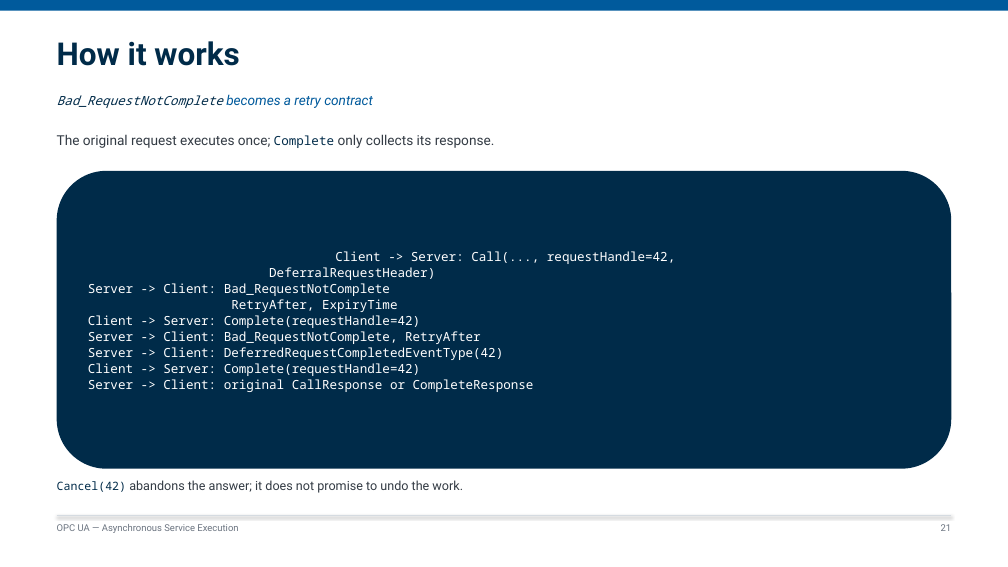
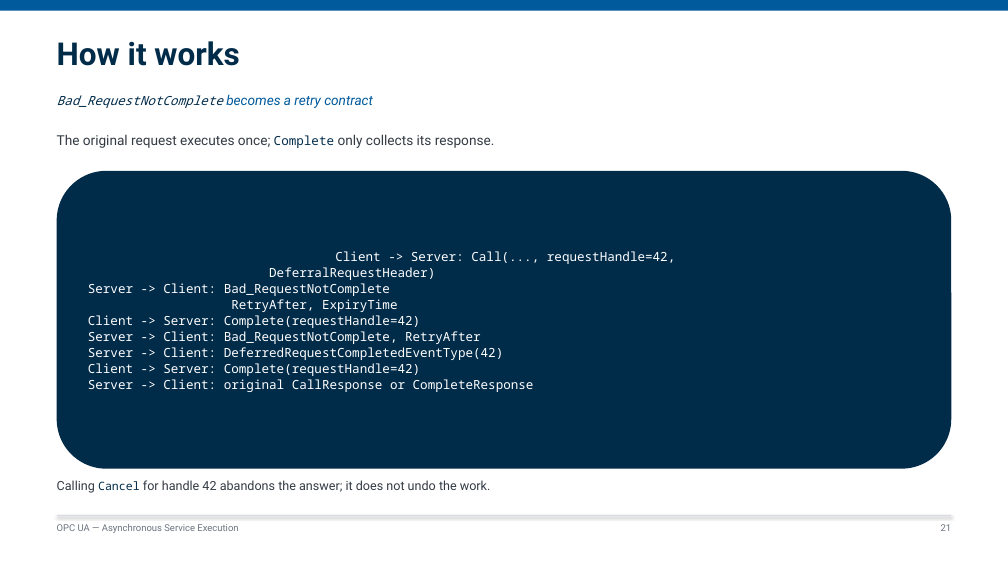
Before and after one commit to marcschier/opcua-drafts, a slide deck: slide 21 of decks/OPC-UA-Drafts-Overview.pptx. Drawn at 1008x567 pixels with LibreOffice and Linux fonts; fonts in the diff are those of the drawing. Boxes give left, top, right and bottom in pixels: in the first picture for what was removed or moved away, otherwise in the second. Text is boxed around its words. In the diff, an @@ line names an element or a change of style, - is before the commit and + after.

```diff
--- a/decks/OPC-UA-Drafts-Overview.pptx
+++ b/decks/OPC-UA-Drafts-Overview.pptx
@@ text at (57,480,491,493): text changed @@
-Cancel(42) abandons the answer; it does not promise to undo the work.
+Calling Cancel for handle 42 abandons the answer; it does not undo the work.
```
Also in this commit, not shown: 16 other slides changed, 28 other files.
